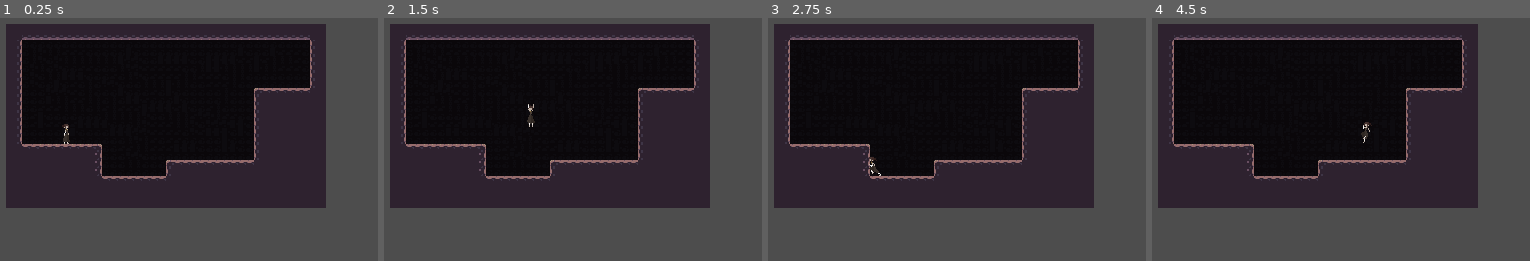
Above: before the commit, frames 1-4 (left to right).
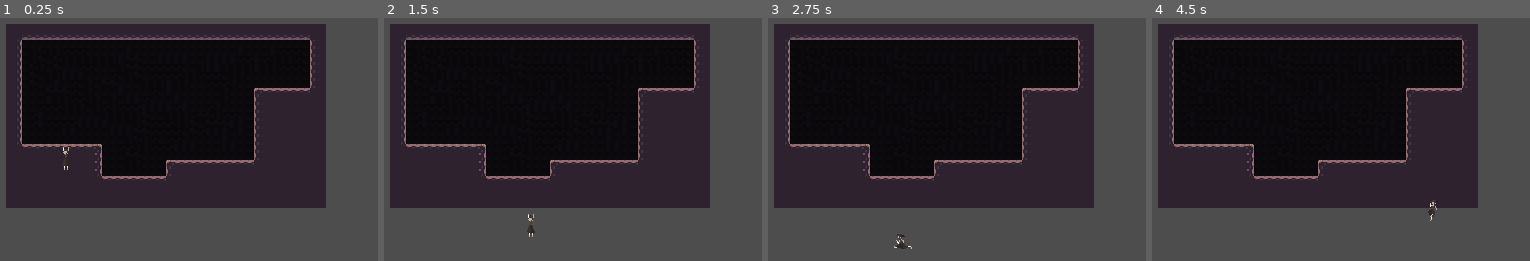
Above: after the commit, the same moments.

Repository: huydinhle/descent
Game: Godot game, scene res://scenes/system/main.tscn
The game is run twice, just before and just after one commit, with the same random seed, the same clock (stepped at 60 frames per second) and the same inputs.
Inputs (mouse positions are in pixels of both pictures, inside the frame that each line leads up to):
- Up to frame 1 (0.25 s): no input
- Up to frame 2 (1.5 s): tap Enter (ui_accept) at 0.5, 0.77 s; move the mouse to (690, 95) at 0.52 s; hold Right (ui_right) from 0.53 s (still down); tap Q at 0.6, 1.35 s; click (690, 95) at 0.67 s; move the mouse to (421, 132) at 1.27 s
- Up to frame 3 (2.75 s): tap Enter (ui_accept) at 1.52 s; move the mouse to (998, 35) at 2.02 s; release Right (ui_right) at 2.03 s; hold Left (ui_left) from 2.03 s (still down); tap Q at 2.1 s
- Up to frame 4 (4.5 s): move the mouse to (1284, 185) at 2.77 s; release Left (ui_left) at 2.78 s; hold Right (ui_right) 2.78-4.28 s; tap Q at 2.85, 3.6, 4.35 s; click (1284, 185) at 2.92 s; tap Enter (ui_accept) at 3.02, 3.77, 4.25 s; move the mouse to (1511, 168) at 3.52 s; move the mouse to (outside the picture) at 4.27 s; hold Left (ui_left) from 4.28 s (still down)

The runs differ from the first frame. In frame 1, 0.1% of the frame differs, in the area x 16-19%, y 43-63%; in frame 2, 0.2%, in the area x 37-40%, y 35-91%; in frame 3, 0.2%; in frame 4, 0.2%.

Commit message:
feat: make the world a big box

Diff:
--- a/scenes/objects/world.tscn
+++ b/scenes/objects/world.tscn
@@ -1534,6 +1534,7 @@
 sources/1 = SubResource("TileSetAtlasSource_yxm7x")
 
 [node name="Node2D" type="Node2D"]
+position = Vector2(160, 89)
 script = ExtResource("1_yxm7x")
 
 [node name="Background" type="TileMap" parent="."]
@@ -1553,8 +1554,9 @@
 [node name="StaticBody2D" type="StaticBody2D" parent="."]
 
 [node name="CollisionPolygon2D" type="CollisionPolygon2D" parent="StaticBody2D"]
-visible = false
-polygon = PackedVector2Array(16, 16, 16, 120, 96, 120, 96, 152, 160, 152, 160, 136, 248, 136, 248, 64, 304, 64, 304, 16, 16, 16, 0, 16, 0, 0, 320, 0, 320, 176, 0, 176, 0, 16)
+position = Vector2(-160, -89)
+scale = Vector2(1.9925115, 2.0206158)
+polygon = PackedVector2Array(16, 16, 16.060133, 156.88287, 303.135, 159.35736, 304, 64, 304, 16, 16, 16, 0, 16, 0, 0, 320, 0, 320, 176, 0, 176, 0, 16)
 
 [node name="Camera2D" type="Camera2D" parent="."]
 position = Vector2(160, 90)
